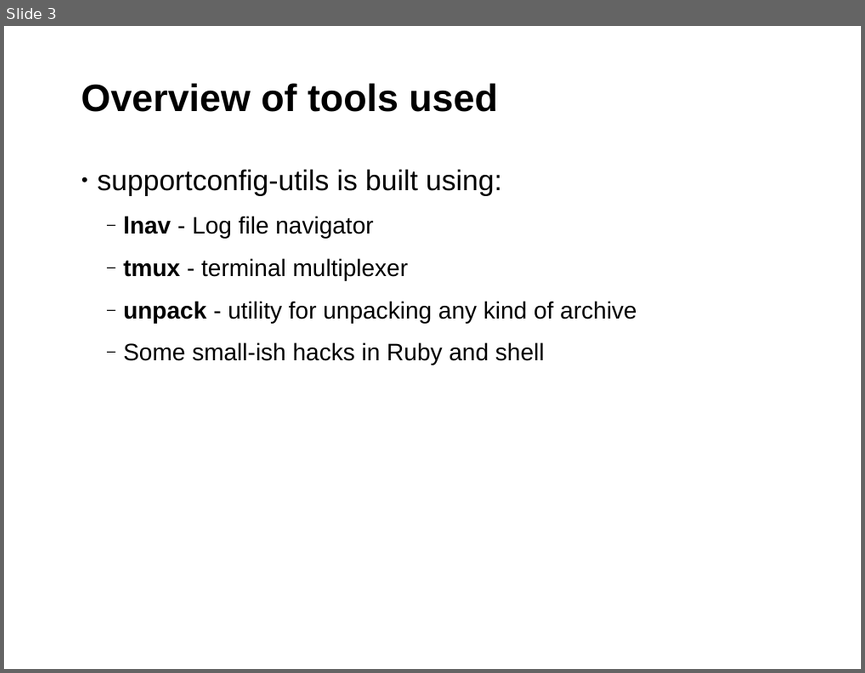
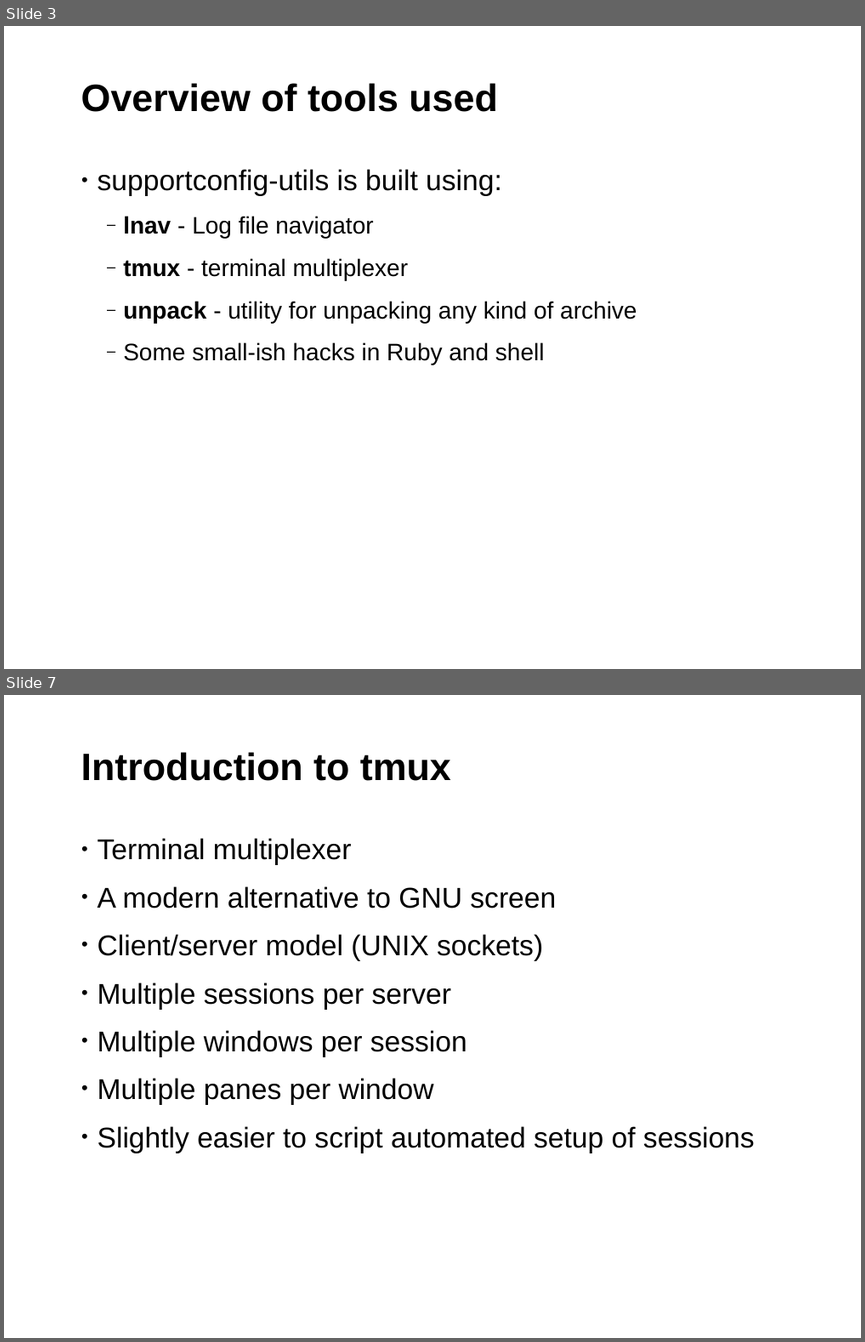
Before and after one commit to sayalilunkad/supportconfig-utils-slides, a slide deck: presentation.odp. Shown one above the other, each under a label of ours: slide 3 before the commit, slides 3 and 7 after it; the slides between them are not shown. The pictures are 865x673 and 865x1342 pixels, drawn with LibreOffice and Linux fonts; fonts in the diff are those of the drawing; background and template pictures are left out. Boxes give left, top, right and bottom in pixels: in the first picture for what was removed or moved away, otherwise in the second. Text is boxed around its words. In the diff, an @@ line names an element or a change of style, - is before the commit and + after.

```diff
--- a/presentation.odp
+++ b/presentation.odp
@@ slide 7 added at (4, 695, 861, 1338), background #FFFFFF; not listed: 1 template element that a slide beside it also shows @@
@@ title added at (81, 752, 451, 781), 32 pt, text #000000, bold @@
+Introduction to tmux
@@ text added at (98, 838, 755, 1153), 24 pt, text #000000 @@
+• Terminal multiplexer
+• A modern alternative to GNU screen
+• Client/server model (UNIX sockets)
+• Multiple sessions per server
+• Multiple windows per session
+• Multiple panes per window
+• Slightly easier to script automated setup of sessions
```
Also in this commit, not shown: 7 slides changed, 4 other slides added, 2 slides removed, 2 other files.
